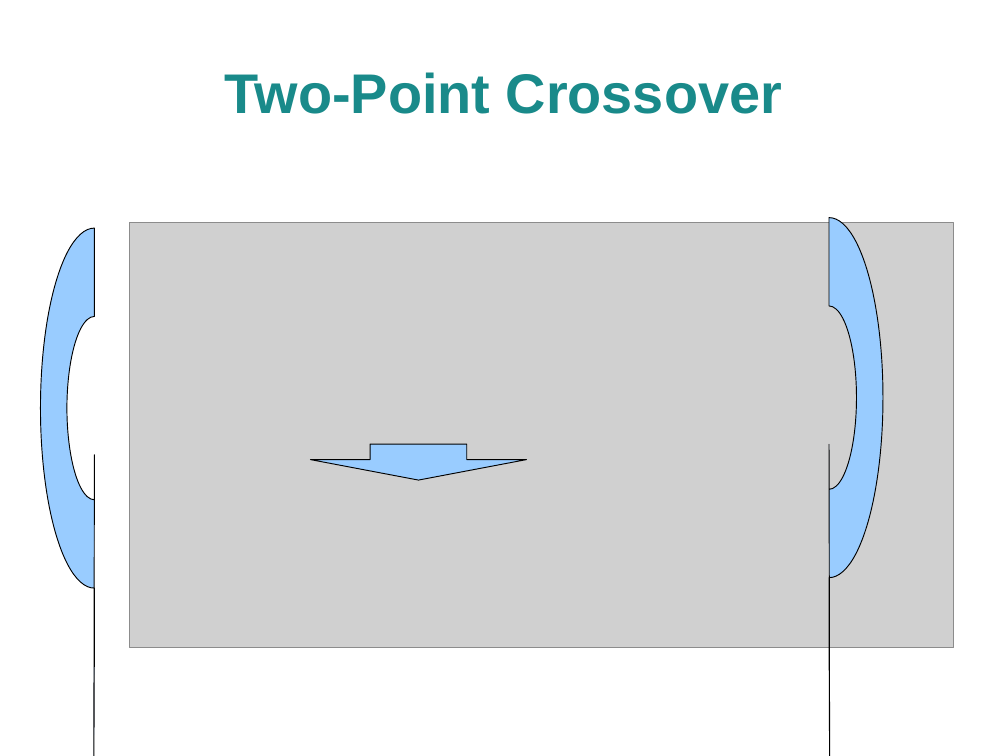
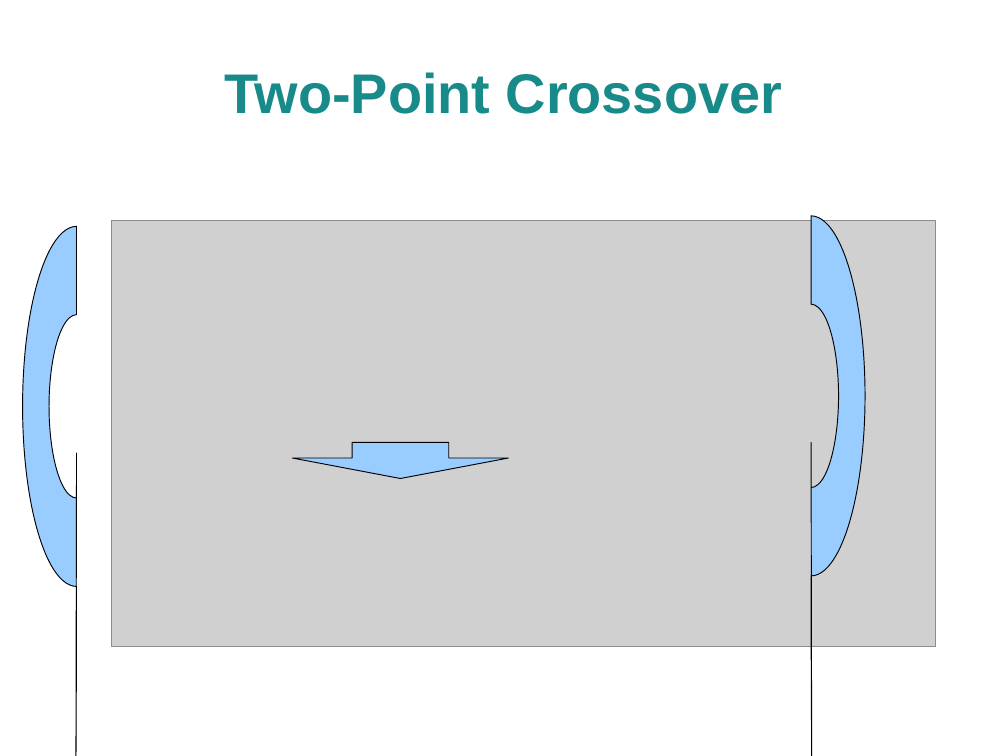
Before and after one commit to craignicol/geneticalgorithmtemplates, a slide deck: slide 10 of talks-and-presentations/techmeetup-glasgow-20090701/GeneticAlgorithms.ppt (slide 8 before the commit). Drawn at 1008x756 pixels with LibreOffice and Linux fonts; fonts in the diff are those of the drawing; grey boxes stand for pictures; background and template pictures are left out. Boxes give left, top, right and bottom in pixels: in the first picture for what was removed or moved away, otherwise in the second. Text is boxed around its words. In the diff, an @@ line names an element or a change of style, - is before the commit and + after.

```diff
--- a/talks-and-presentations/techmeetup-glasgow-20090701/GeneticAlgorithms.ppt
+++ b/talks-and-presentations/techmeetup-glasgow-20090701/GeneticAlgorithms.ppt
@@ freeform shape: place and size @@
-freeform shape at bbox=[40, 228, 148, 588]
+freeform shape at bbox=[23, 226, 131, 586]
@@ picture: place and size @@
-picture at bbox=[129, 222, 954, 648]
+picture at bbox=[112, 220, 937, 646]
@@ freeform shape: place and size @@
-freeform shape at bbox=[776, 218, 884, 578]
+freeform shape at bbox=[757, 216, 865, 576]
@@ down arrow: place and size @@
-down arrow at bbox=[311, 445, 527, 480]
+down arrow at bbox=[293, 443, 509, 478]
```
Also in this commit, not shown: 6 other slides changed, 2 slides added, 2 slides removed, 1 other file.
